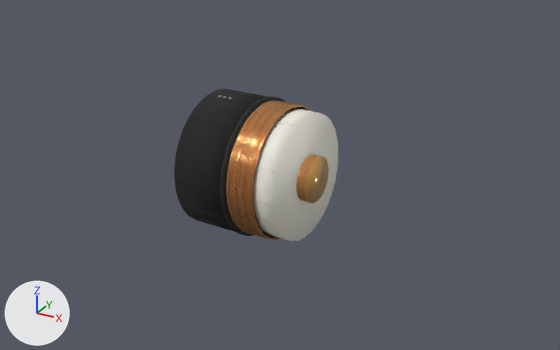
An edit to the glTF model public/models/rf-ldf6-macro.glb, drawn before and after from the same camera.
Both versions are drawn from a 50 mm camera at (19.3, -33.6, 16.5) aimed at (0.7, 0.4, -0.5). Every picture has the same lights, and +X, +Y and +Z are marked at lower left. The first picture is the older version. Where no turn or scale is listed for an object, it has been applied to the vertices. Vertices at exactly the same position are counted once.

Names of what the first picture shows: 'annular corrugated solid shield', 'hardline jacket cut wall', 'macro foam dielectric exposed core', 'macro hardline jacket body', 'polished conductor cut face glow', 'polished solid center conductor' and 2 more.
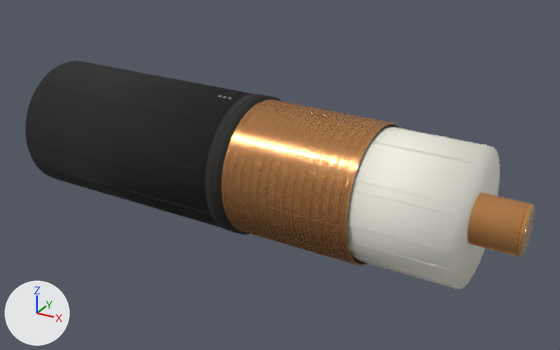
Diff of the bpy script that builds the scene:
```diff
--- a/public/models/rf-ldf6-macro.glb.py
+++ b/public/models/rf-ldf6-macro.glb.py
@@ me_annular_corrugated_solid_shield_mesh @@
-me_annular_corrugated_solid_shield_mesh.from_pydata(...)  # 12416 vertices, 24576 faces; spans x -0.42..1.68, y -3.73..3.68, z -3.67..3.67
+me_annular_corrugated_solid_shield_mesh.from_pydata(...)  # 38528 vertices, 76800 faces; spans x -1.31..6.87, y -3.95..3.71, z -3.67..3.67
+# me_annular_corrugated_solid_shield_mesh part 1: 8 vertices moved within x -0.02..1.28, y -3.51..3.4, z -3.6..3.1; 12408 vertices removed from x -0.42..1.68, y -3.73..3.68, z -3.67..3.67; 38520 vertices added at x -1.31..6.87, y -3.95..3.71, z -3.67..3.67
 me_annular_corrugated_solid_shield_mesh.materials.append(mat_corrugated_copper_outer_conductor)
@@ me_cylinder_001 @@
-me_cylinder_001.from_pydata(...)  # 256 vertices, 508 faces; spans x -0.27..0.27, y -3.83..3.83, z -3.83..3.83
+me_cylinder_001.from_pydata(...)  # 256 vertices, 508 faces; spans x -0.61..0.61, y -3.84..3.84, z -3.83..3.83
+# me_cylinder_001 part 2: the whole mesh is multiplied about its middle by the matrix ((4.415, -0.149, 0.0), (-0.149, 1.007, 0.0), (0.0, 0.0, 1.0))
 me_cylinder_001.materials.append(mat_hardline_jacket_cut_wall)
@@ me_cylinder_002 @@
-me_cylinder_002.from_pydata(...)  # 256 vertices, 508 faces; spans x -0.92..0.92, y -3.46..3.46, z -3.43..3.43
+me_cylinder_002.from_pydata(...)  # 256 vertices, 508 faces; spans x -3.55..3.55, y -3.57..3.57, z -3.43..3.43
+# me_cylinder_002 part 3: the whole mesh is multiplied about its middle by the matrix ((4.415, -0.149, 0.0), (-0.149, 1.007, 0.0), (0.0, 0.0, 1.0))
 me_cylinder_002.materials.append(mat_gas_injected_foam_pe_001)
@@ me_cylinder @@
-me_cylinder.from_pydata(...)  # 256 vertices, 508 faces; spans x -1.69..1.69, y -3.84..3.84, z -3.78..3.78
+me_cylinder.from_pydata(...)  # 256 vertices, 508 faces; spans x -6.9..6.9, y -4.07..4.07, z -3.78..3.78
+# me_cylinder part 4: the whole mesh is multiplied about its middle by the matrix ((4.415, -0.149, 0.0), (-0.149, 1.007, 0.0), (0.0, 0.0, 1.0))
 me_cylinder.materials.append(mat_hardline_matte_jacket)
@@ me_cylinder_003 @@
-me_cylinder_003.from_pydata(...)  # 256 vertices, 508 faces; spans x -1.58..1.58, y -1.31..1.31, z -1.24..1.24
+me_cylinder_003.from_pydata(...)  # 256 vertices, 508 faces; spans x -6.81..6.81, y -1.54..1.54, z -1.24..1.24
+# me_cylinder_003 part 5: the whole mesh is multiplied about its middle by the matrix ((4.415, -0.149, 0.0), (-0.149, 1.007, 0.0), (0.0, 0.0, 1.0))
 me_cylinder_003.materials.append(mat_bare_copper_macro_conductor_004)
@@ ob_hardline_jacket_cut_wall @@
 ob_hardline_jacket_cut_wall = bpy.data.objects.new('hardline jacket cut wall', me_cylinder_001)
-ob_hardline_jacket_cut_wall.location = (-0.18, 0.01, 0.0)
+ob_hardline_jacket_cut_wall.location = (-0.8, 0.03, 0.0)
@@ ob_macro_foam_dielectric_exposed_core @@
 ob_macro_foam_dielectric_exposed_core = bpy.data.objects.new('macro foam dielectric exposed core', me_cylinder_002)
-ob_macro_foam_dielectric_exposed_core.location = (1.88, -0.08, 0.0)
+ob_macro_foam_dielectric_exposed_core.location = (8.3, -0.36, 0.0)
@@ ob_macro_hardline_jacket_body @@
 ob_macro_hardline_jacket_body = bpy.data.objects.new('macro hardline jacket body', me_cylinder)
-ob_macro_hardline_jacket_body.location = (-1.72, 0.08, 0.0)
+ob_macro_hardline_jacket_body.location = (-7.6, 0.33, 0.0)
@@ ob_polished_conductor_cut_face_glow @@
 ob_polished_conductor_cut_face_glow = bpy.data.objects.new('polished conductor cut face glow', me_cylinder_004)
-ob_polished_conductor_cut_face_glow.location = (3.18, -0.14, 0.0)
+ob_polished_conductor_cut_face_glow.location = (14.05, -0.61, 0.0)
@@ ob_polished_solid_center_conductor @@
 ob_polished_solid_center_conductor = bpy.data.objects.new('polished solid center conductor', me_cylinder_003)
-ob_polished_solid_center_conductor.location = (1.65, -0.07, 0.0)
+ob_polished_solid_center_conductor.location = (7.29, -0.32, 0.0)
```

Location of each change, (x1, y1, x2, y2) in pixels of the pictures (560 x 350 px):
'macro foam dielectric exposed core', reshaped, moved: before (253, 108, 338, 241); after (347, 126, 500, 289)
'macro hardline jacket body', reshaped, moved: before (174, 89, 268, 231); after (25, 61, 252, 227)
'annular corrugated solid shield', reshaped (109% wider, 19% taller): before (226, 101, 311, 240); after (221, 100, 400, 266)
'polished solid center conductor', reshaped, moved: before (296, 155, 320, 203); after (467, 193, 531, 257)
'hardline jacket cut wall', reshaped, moved (15% wider): before (220, 97, 286, 236); after (205, 94, 281, 235)
'polished conductor cut face glow', moved: before (305, 156, 329, 203); after (518, 204, 535, 257)
